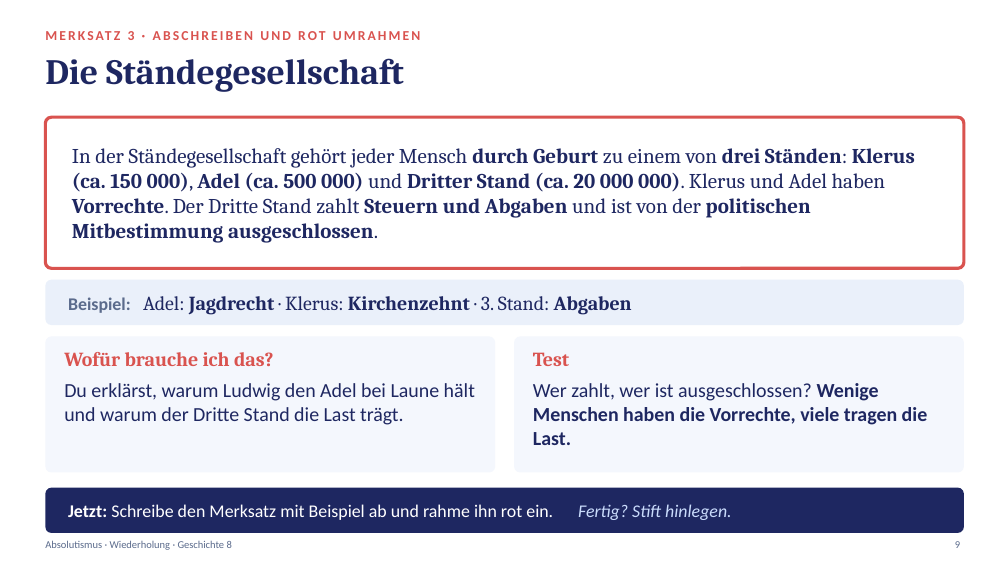
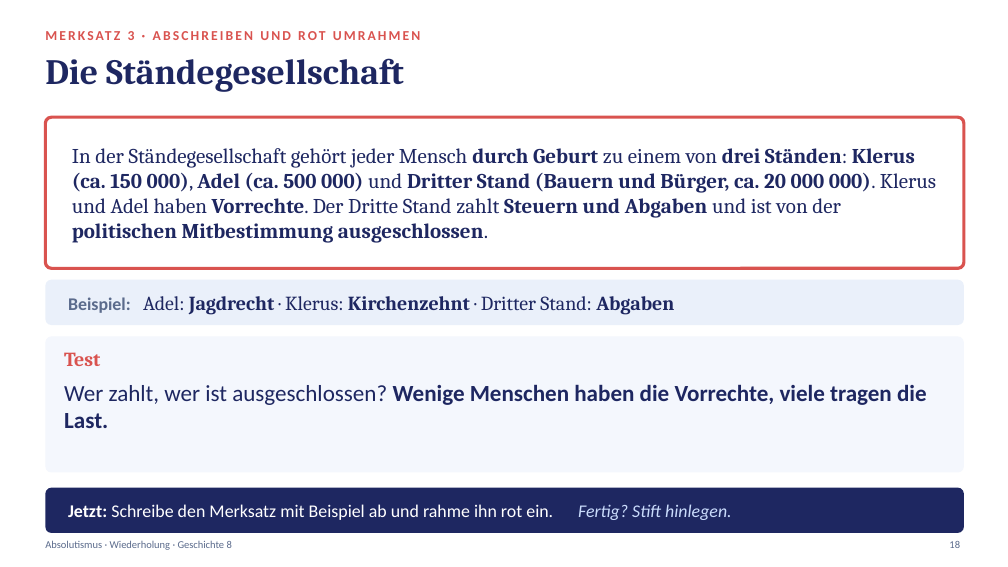
Before and after one commit to golzkonstantin-gif/Schule, a slide deck: slide 18 of Geschichte_8/Absolutismus_Wiederholung/Praesentation_Absolutismus_Wiederholung.pptx (slide 9 before the commit). Drawn at 1008x567 pixels with LibreOffice and Linux fonts; fonts in the diff are those of the drawing. Boxes give left, top, right and bottom in pixels: in the first picture for what was removed or moved away, otherwise in the second. Text is boxed around its words. In the diff, an @@ line names an element or a change of style, - is before the commit and + after.

```diff
--- a/Geschichte_8/Absolutismus_Wiederholung/Praesentation_Absolutismus_Wiederholung.pptx
+++ b/Geschichte_8/Absolutismus_Wiederholung/Praesentation_Absolutismus_Wiederholung.pptx
@@ text at (72,148,936,243): text changed @@
-In der Ständegesellschaft gehört jeder Mensch durch Geburt zu einem von drei Ständen: Klerus (ca. 150 000), Adel (ca. 500 000) und Dritter Stand (ca. 20 000 000). Klerus und Adel haben Vorrechte. Der Dritte Stand zahlt Steuern und Abgaben und ist von der politischen Mitbestimmung ausgeschlossen.
+In der Ständegesellschaft gehört jeder Mensch durch Geburt zu einem von drei Ständen: Klerus (ca. 150 000), Adel (ca. 500 000) und Dritter Stand (Bauern und Bürger, ca. 20 000 000). Klerus und Adel haben Vorrechte. Der Dritte Stand zahlt Steuern und Abgaben und ist von der politischen Mitbestimmung ausgeschlossen.
@@ text at (68,296,674,315): text changed @@
-Beispiel: Adel: Jagdrecht · Klerus: Kirchenzehnt · 3. Stand: Abgaben
+Beispiel: Adel: Jagdrecht · Klerus: Kirchenzehnt · Dritter Stand: Abgaben
@@ rounded rectangle: place and size @@
-rounded rectangle at (45,337,495,473)
+rounded rectangle at (45,337,964,473)
@@ text "Test": place and size @@
-text "Test" at (533,352,569,366)
+text "Test" at (64,352,100,366)
@@ text removed at (64,352,274,366) @@
-Wofür brauche ich das?
@@ rounded rectangle removed at (514,337,964,473) @@
@@ text "Wer zahlt, wer ist ausgeschlossen? ...": place and size @@
-text "Wer zahlt, wer ist ausgeschlossen? ..." at (533,383,928,445)
+text "Wer zahlt, wer ist ausgeschlossen? ..." at (64,384,927,428)
@@ text "Wer zahlt, wer ist ausgeschlossen? ..." at (64,384,927,428): size 19 to 22 pt @@
@@ text removed at (64,383,475,425) @@
-Du erklärst, warum Ludwig den Adel bei Laune hält und warum der Dritte Stand die Last trägt.
@@ text at (949,541,960,548): text changed @@
-9
+18
```
Also in this commit, not shown: 9 other slides changed, 9 slides added, 8 other files.
